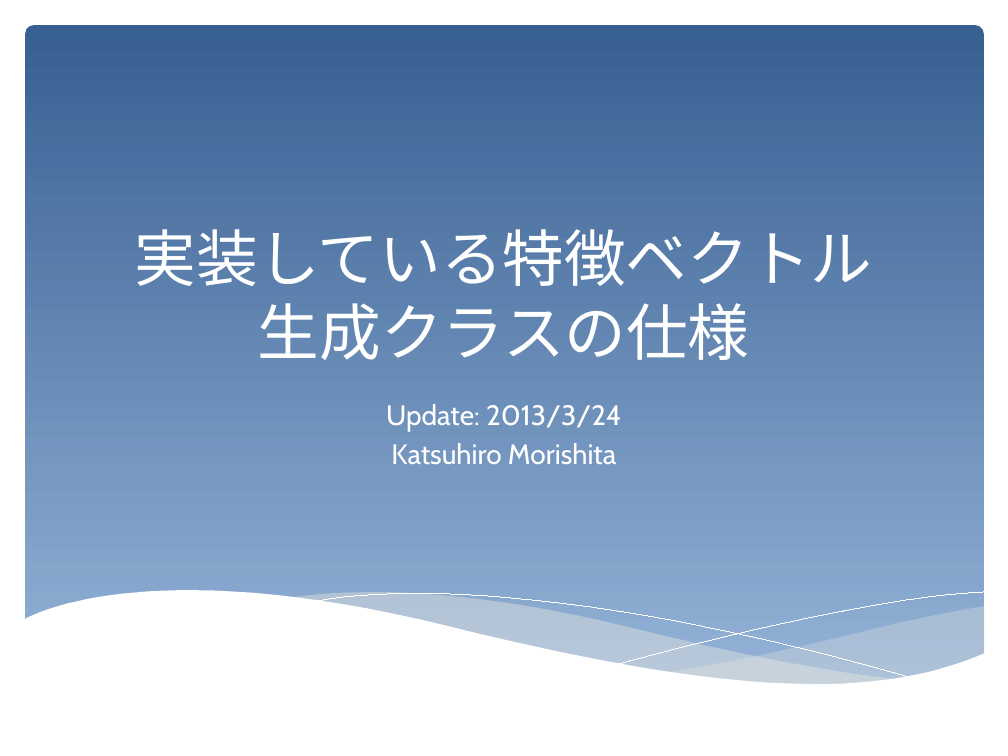
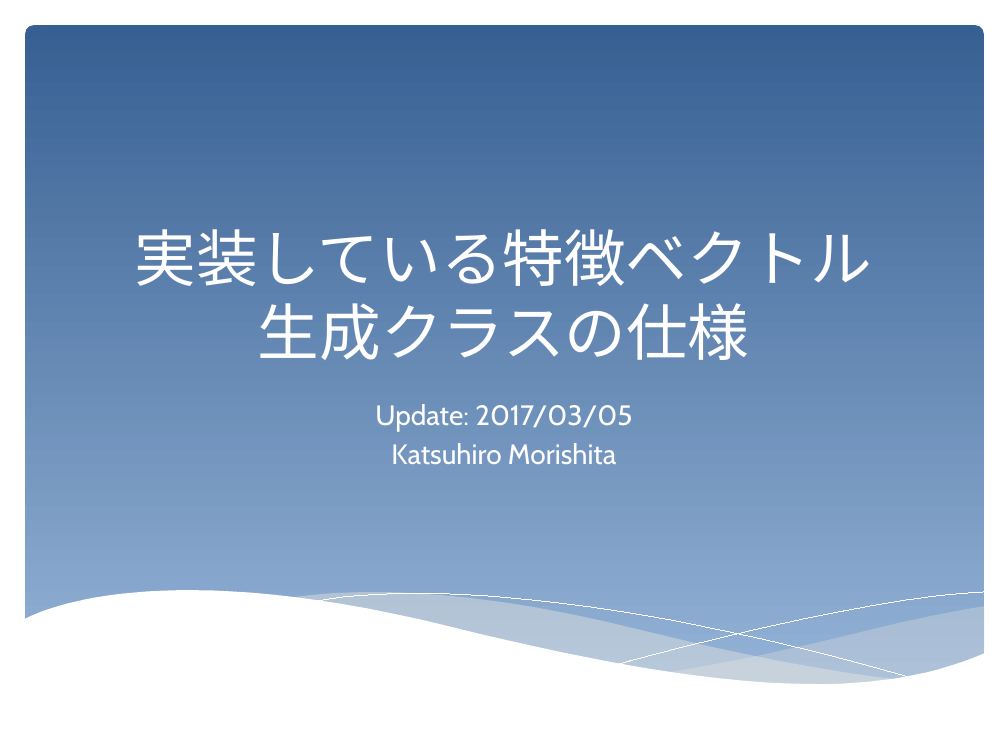
Before and after one commit to KatsuhiroMorishita/birdsong_project, a slide deck: slide 1 of doc/実装している特徴ベクトル生成クラスの仕様.pptx. Drawn at 1008x756 pixels with LibreOffice and Linux fonts; fonts in the diff are those of the drawing. Boxes give left, top, right and bottom in pixels: in the first picture for what was removed or moved away, otherwise in the second. Text is boxed around its words. In the diff, an @@ line names an element or a change of style, - is before the commit and + after.

```diff
--- a/doc/実装している特徴ベクトル生成クラスの仕様.pptx
+++ b/doc/実装している特徴ベクトル生成クラスの仕様.pptx
@@ subtitle at (375, 404, 632, 431): text changed @@
-Update: 2013/3/24
+Update: 2017/03/05
```
Also in this commit, not shown: 3 other slides changed, 4 slides added, 9 other files.
